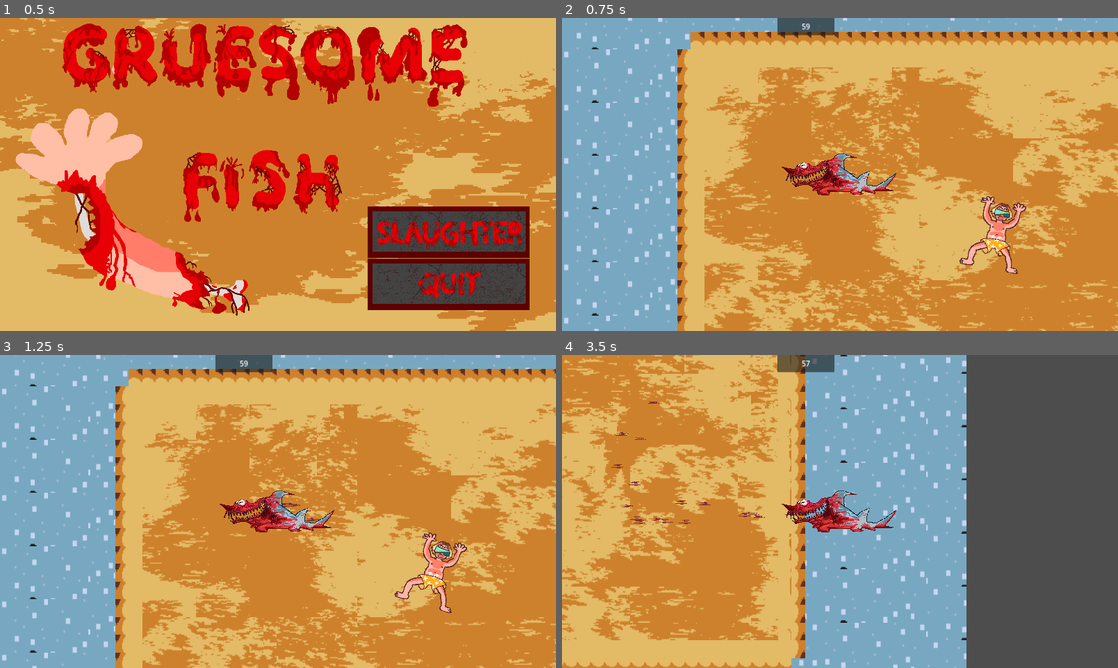
Above: before the commit, frames 1-4 (two rows, left to right).
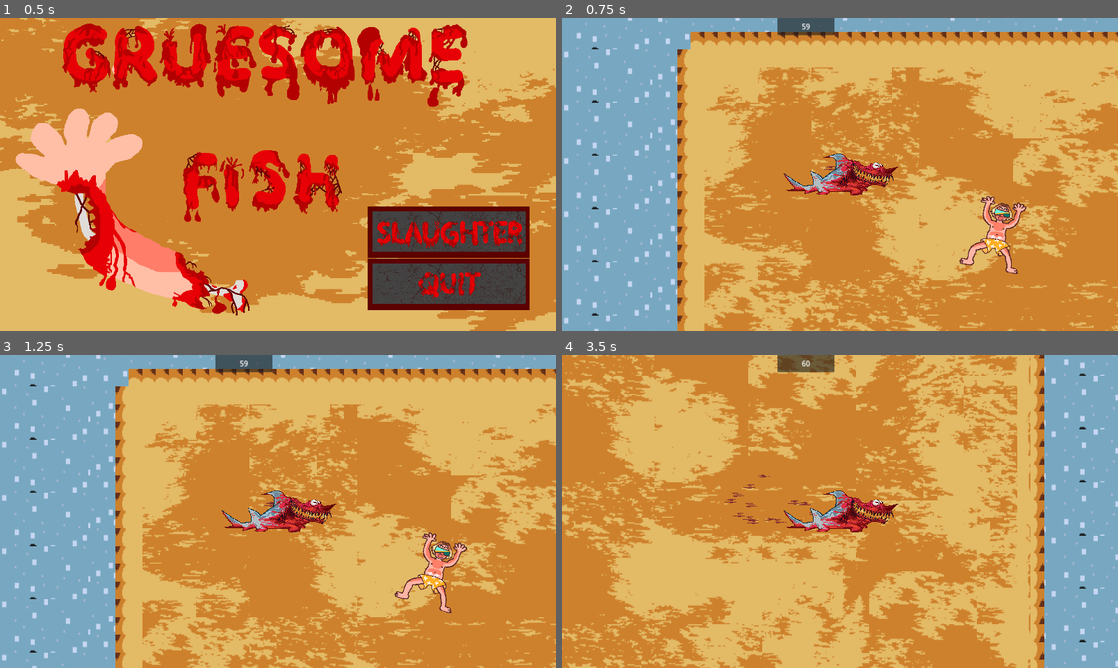
Above: after the commit, the same moments.

Repository: DylanRothbauer/GruesomeFish
Game: Godot game, scene res://Scenes/start_screen.tscn
Two runs of this game, one before a commit and one after it. Both use one fixed random seed, a clock stepped at 60 frames per second and the inputs below.
Inputs (mouse positions are in pixels of both pictures, inside the frame that each line leads up to):
- Up to frame 1 (0.5 s): no input
- Up to frame 2 (0.75 s): click (1095, 230) at 0.5 s
- Up to frame 3 (1.25 s): no input
- Up to frame 4 (3.5 s): hold Right (right) 1.28-2.03 s; hold Shift (lunge) 1.28-2.03 s; hold Down (down) 2.03-2.78 s; tap Shift (lunge) at 2.1 s; hold Right (right) from 2.78 s (still down); hold Shift (lunge) from 2.78 s (still down)

Frame 1 is identical in both runs. In frame 2, 1.6% of the frame differs, in the area x 39-61%, y 43-57%; in frame 3, 1.6%; in frame 4, 83%, in the area x 0-100%, y 0-100%.
Error before the commit: Invalid assignment of property or key 'wait_time' with value of type 'float' on a base object of type 'null instance'. (res://Scripts/shark.gd:19)

Commit message:
fixed dash and direction and back to main menu

Diff:
--- a/Scenes/game_over_screen.tscn
+++ b/Scenes/game_over_screen.tscn
@@ -1,6 +1,6 @@
 [gd_scene load_steps=2 format=3 uid="uid://c7kb60s2ix6cf"]
 
-[ext_resource type="Script" path="res://Scenes/main_menu_button.gd" id="1_27ilm"]
+[ext_resource type="Script" path="res://Scripts/main_menu_button.gd" id="1_8apd8"]
 
 [node name="GameOverScreen" type="ColorRect"]
 anchors_preset = 15
@@ -33,4 +33,4 @@
 layout_mode = 2
 theme_override_font_sizes/font_size = 60
 text = "Main Menu"
-script = ExtResource("1_27ilm")
+script = ExtResource("1_8apd8")
--- a/Scenes/main.tscn
+++ b/Scenes/main.tscn
@@ -32,6 +32,10 @@
 wait_time = 60.0
 autostart = true
 
+[node name="Pause Screen" parent="." instance=ExtResource("4_7cvdj")]
+process_mode = 3
+visible = false
+
 [node name="UI" type="CanvasLayer" parent="."]
 
 [node name="Panel" type="Panel" parent="UI"]
@@ -56,10 +60,6 @@
 horizontal_alignment = 1
 vertical_alignment = 1
 
-[node name="Pause Screen" parent="UI" instance=ExtResource("4_7cvdj")]
-process_mode = 3
-visible = false
-
 [node name="Game Manager" type="Node" parent="."]
 script = SubResource("GDScript_uip2w")
 
--- a/Scenes/shark.tscn
+++ b/Scenes/shark.tscn
@@ -167,6 +167,7 @@
 [node name="Camera2D" type="Camera2D" parent="."]
 
 [node name="AnimatedSprite2D" type="AnimatedSprite2D" parent="."]
+unique_name_in_owner = true
 texture_filter = 1
 position = Vector2(0, 6)
 scale = Vector2(1, 1.00355)
@@ -188,3 +189,5 @@
 gravity = Vector2(250, 0)
 linear_accel_min = 58.58
 linear_accel_max = 92.93
+
+[node name="Dash Timer" type="Timer" parent="."]
--- a/Scripts/shark.gd
+++ b/Scripts/shark.gd
@@ -34,4 +34,4 @@
 
 	# Flip sprite if player goes left
 	var isLeft = velocity.x < 0
-	animatedShark.flip_h = isLeft
+	animatedShark.flip_h = !isLeft
